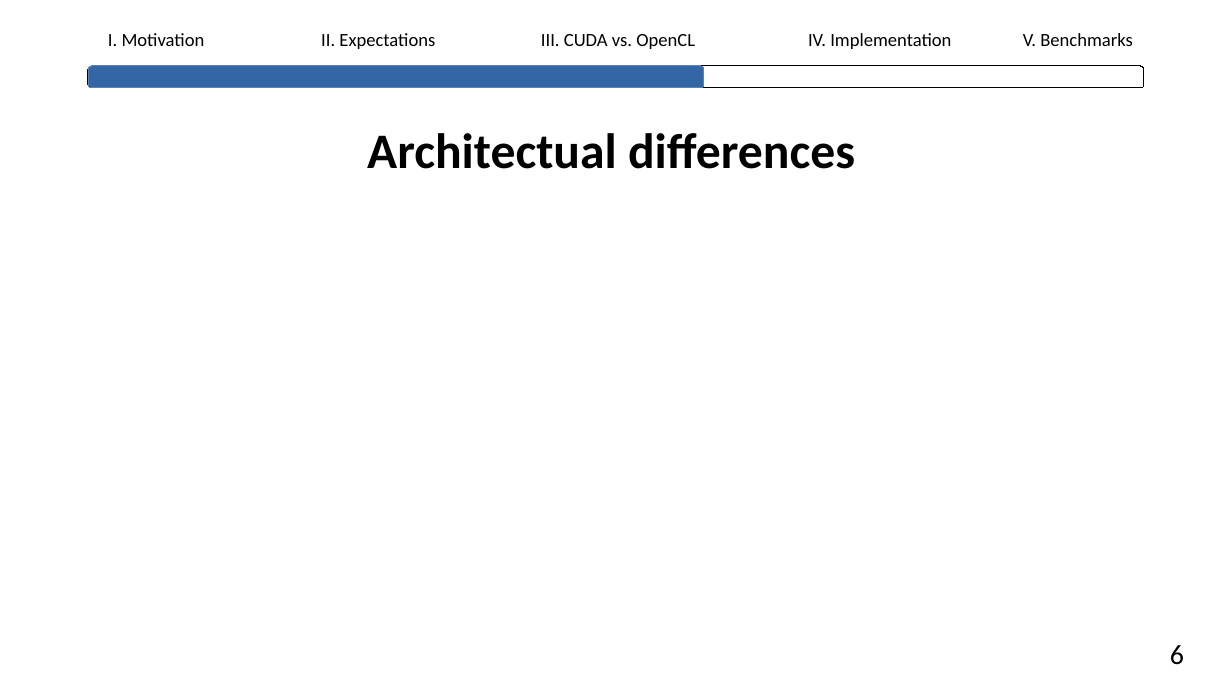
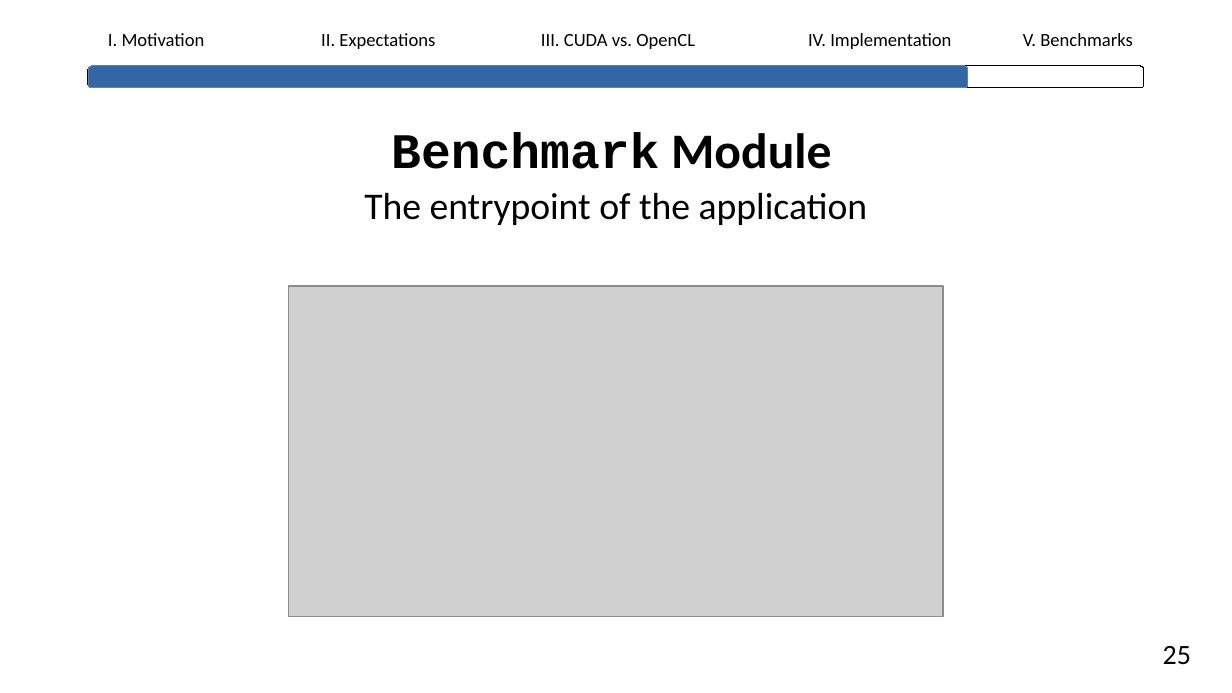
Before and after one commit to lhahner/opti-perf, a slide deck: slide 28 of docs/presentation/final-presentation.odp (slide 18 before the commit). Drawn at 1232x693 pixels with LibreOffice and Linux fonts; fonts in the diff are those of the drawing; grey boxes stand for pictures. Boxes give left, top, right and bottom in pixels: in the first picture for what was removed or moved away, otherwise in the second. Text is boxed around its words. In the diff, an @@ line names an element or a change of style, - is before the commit and + after.

```diff
--- a/docs/presentation/final-presentation.odp
+++ b/docs/presentation/final-presentation.odp
@@ rounded rectangle resized from (x1=88, y1=66, x2=704, y2=88) to (x1=88, y1=66, x2=968, y2=88) @@
@@ title at (x1=391, y1=132, x2=832, y2=169): text changed; font Calibri to Courier New @@
-Architectual differences
+Benchmark Module
@@ text added at (x1=364, y1=192, x2=868, y2=225), 24.3 pt, text #000000 @@
+The entrypoint of the application
@@ picture added at (x1=290, y1=286, x2=944, y2=617) @@
@@ text at (x1=1163, y1=646, x2=1191, y2=664): text changed @@
-6
+25
```
Also in this commit, not shown: 29 other slides changed, 3 slides added, 3 other files.
